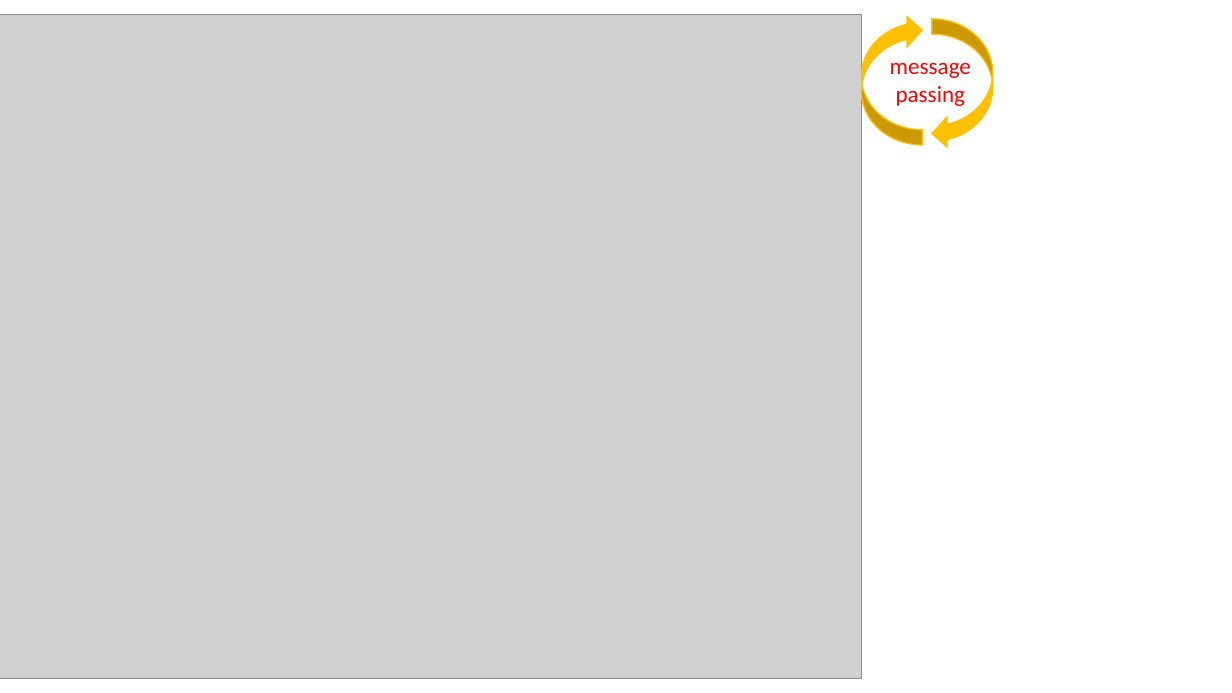
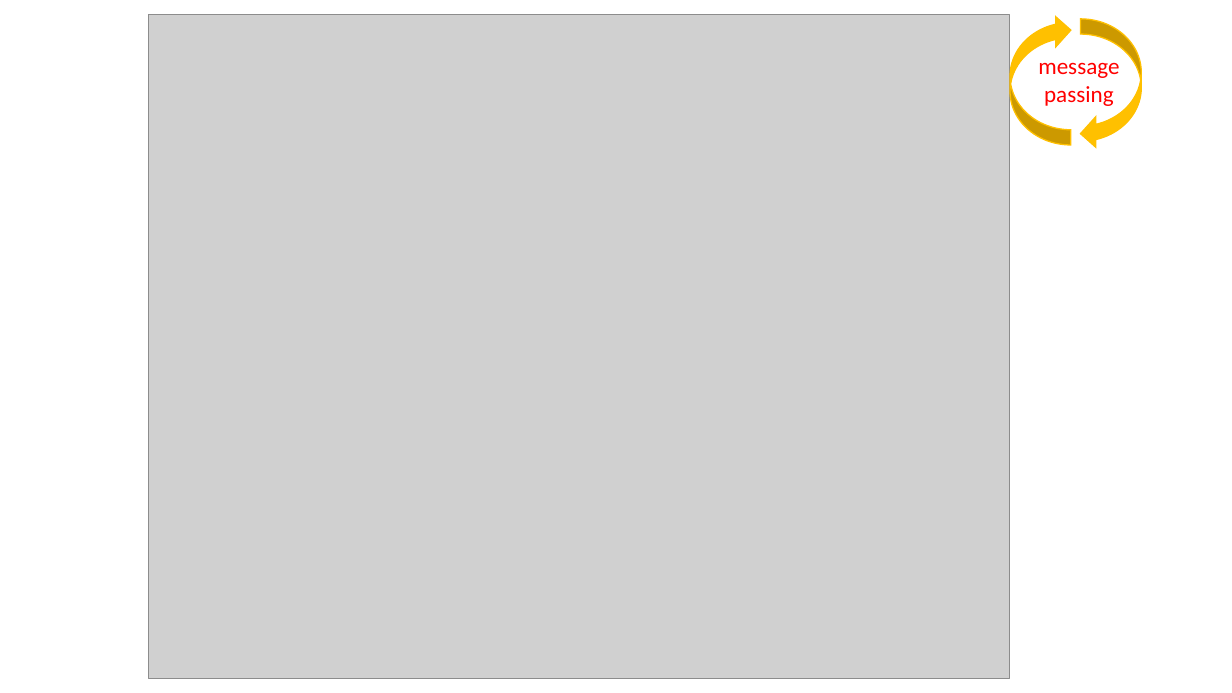
Before and after one commit to nathanieljevans/TrojanArrow, a slide deck: slide 7 of docs/evans_final.pptx. Drawn at 1232x693 pixels with LibreOffice and Linux fonts; fonts in the diff are those of the drawing; grey boxes stand for pictures. Boxes give left, top, right and bottom in pixels: in the first picture for what was removed or moved away, otherwise in the second. Text is boxed around its words. In the diff, an @@ line names an element or a change of style, - is before the commit and + after.

```diff
--- a/docs/evans_final.pptx
+++ b/docs/evans_final.pptx
@@ 1 picture, 1 text, 1 curved left arrow: place and size @@
-1 picture, 1 text, 1 curved left arrow at box(0, 15, 971, 678)
+1 picture, 1 text, 1 curved left arrow at box(149, 15, 1119, 678)
@@ curved left arrow: place and size @@
-curved left arrow at box(933, 18, 994, 149)
+curved left arrow at box(1080, 18, 1141, 149)
```
Also in this commit, not shown: 3 other slides changed, 1 other file.
